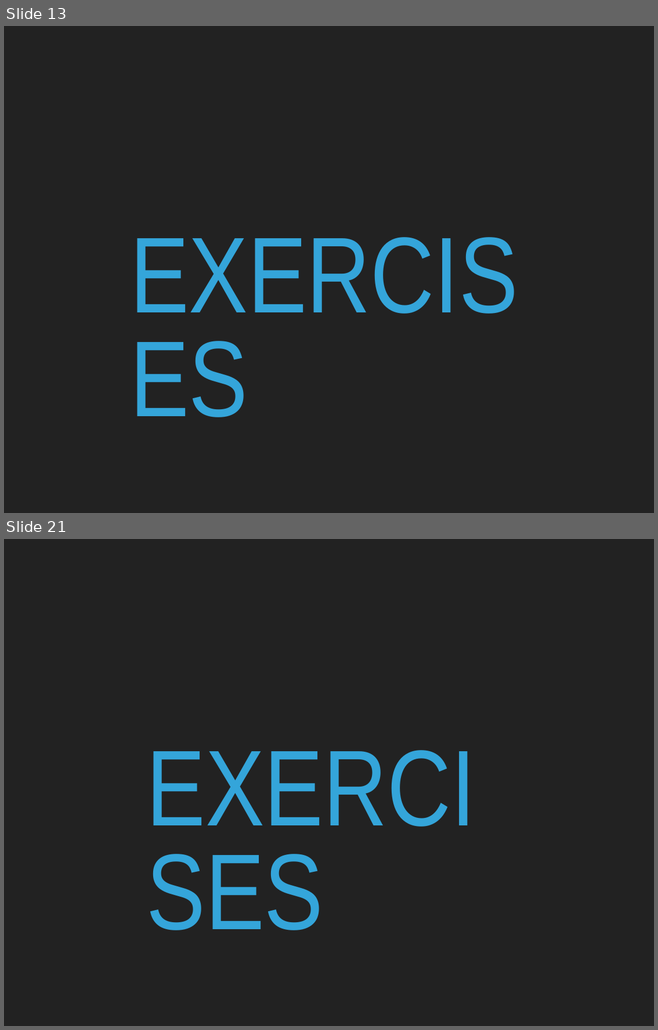
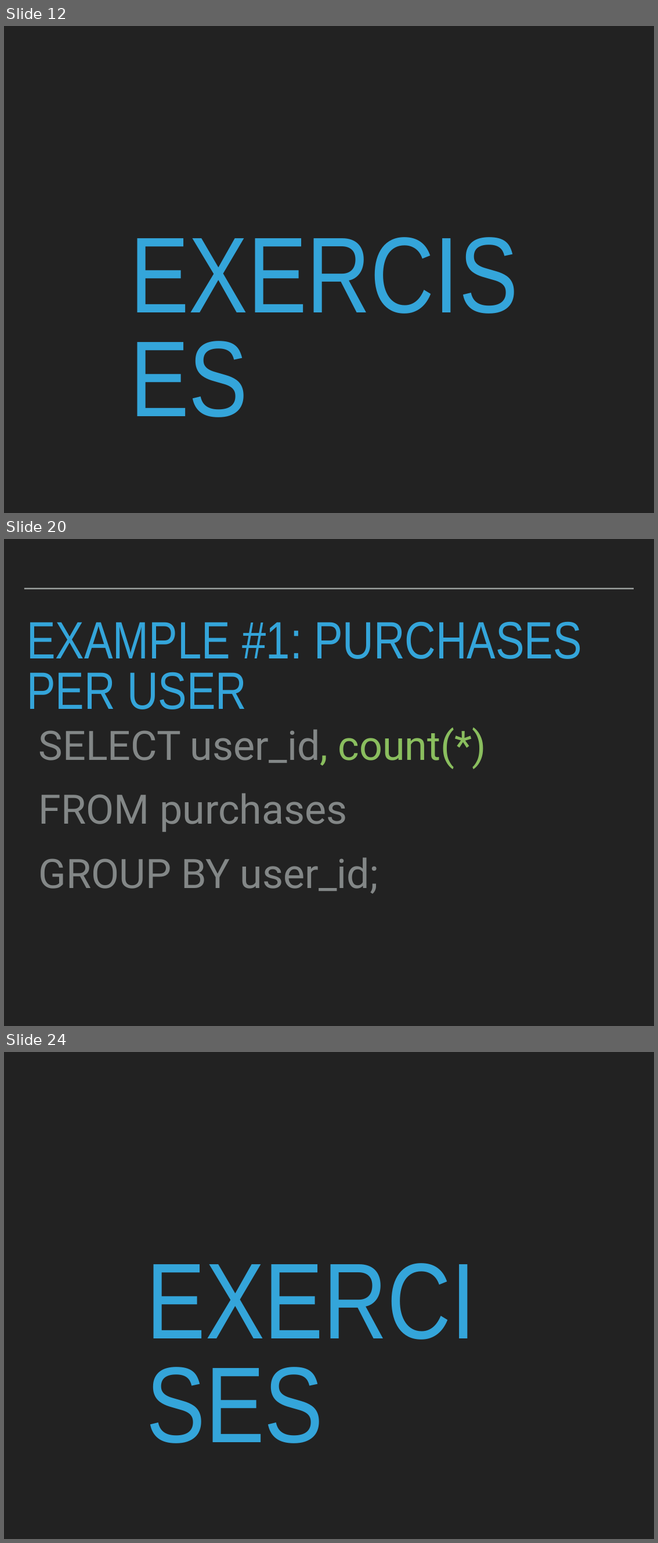
Before and after one commit to robcarrington/sqlbootcamp, a slide deck: Session 3/Session3.pptx. Shown one above the other, each under a label of ours: slides 13 and 21 before the commit, slides 12, 20 and 24 after it; the slides between them are not shown. The pictures are 658x1030 and 658x1543 pixels, drawn with LibreOffice and Linux fonts; fonts in the diff are those of the drawing. Boxes give left, top, right and bottom in pixels: in the first picture for what was removed or moved away, otherwise in the second. Text is boxed around its words. In the diff, an @@ line names an element or a change of style, - is before the commit and + after.

```diff
--- a/Session 3/Session3.pptx
+++ b/Session 3/Session3.pptx
@@ slide 20 added at (4, 539, 654, 1026), background #222222 @@
@@ line added from (24, 589) to (633, 589), #A6AAA9 2 pt @@
@@ title added at (27, 621, 581, 710), 82.8 pt, text #34A5DA @@
+EXAMPLE #1: PURCHASES PER USER
@@ text added at (39, 727, 486, 894), 64 pt, text #838787 @@
+SELECT user_id, count(*)
+FROM purchases
+GROUP BY user_id;
@@ what was slide 13 is now slide 12 @@
@@ what was slide 21 is now slide 24 @@
```
Also in this commit, not shown: 2 slides changed, 9 other slides added, 16 slides removed, 11 other files.
